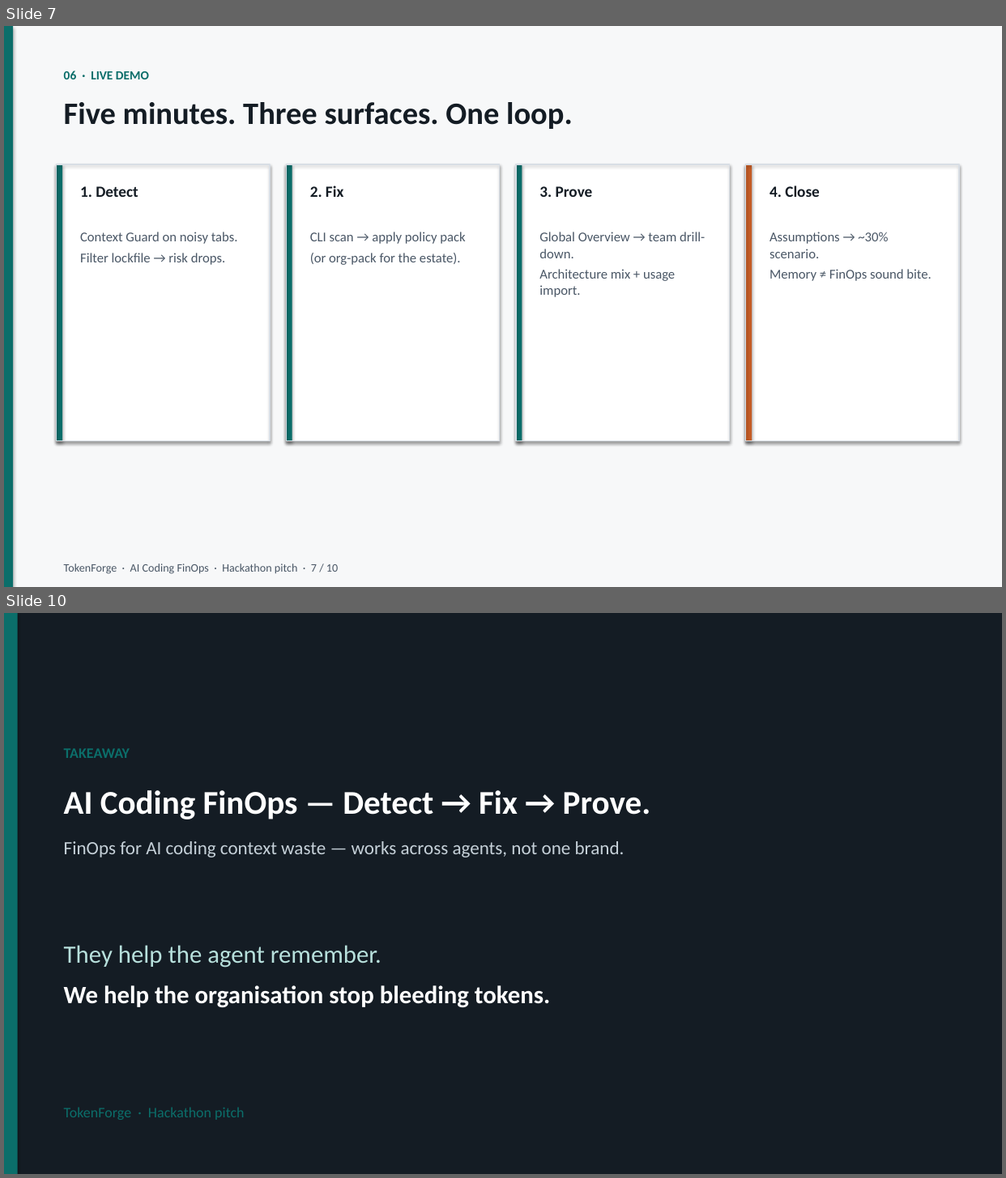
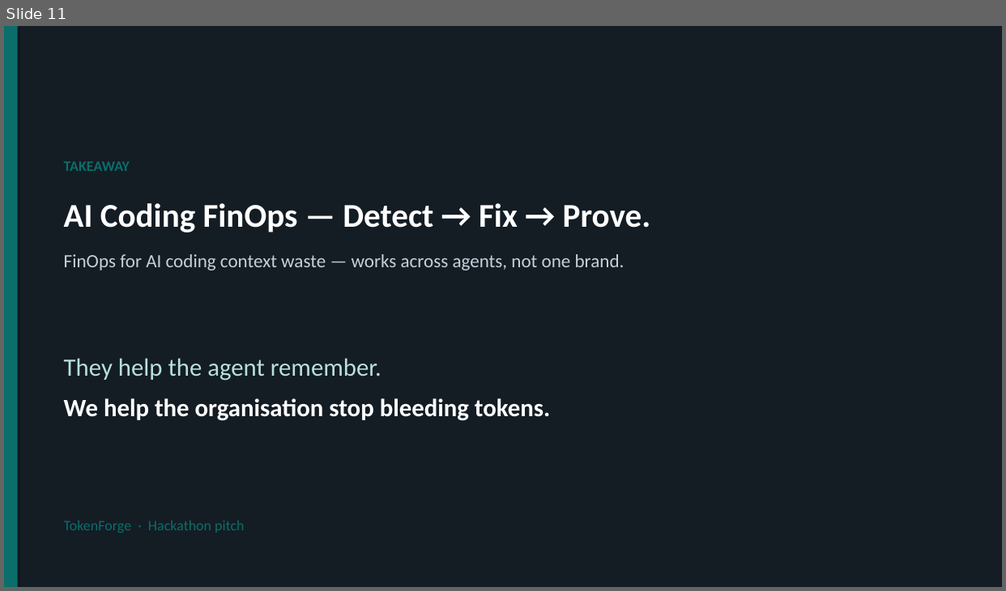
Before and after one commit to JordyNicholas/TokenForge, a slide deck: docs/pitch/TokenForge-Pitch.pptx. Shown one above the other, each under a label of ours: slides 7 and 10 before the commit, slide 11 after it; the slides between them are not shown. The pictures are 1006x1178 and 1006x591 pixels, drawn with LibreOffice and Linux fonts; fonts in the diff are those of the drawing. Boxes give left, top, right and bottom in pixels: in the first picture for what was removed or moved away, otherwise in the second. Text is boxed around its words. In the diff, an @@ line names an element or a change of style, - is before the commit and + after.

```diff
--- a/docs/pitch/TokenForge-Pitch.pptx
+++ b/docs/pitch/TokenForge-Pitch.pptx
@@ slide 7 removed at <box>4,26,1002,587</box>, background #FFFFFF @@
@@ rectangle removed at <box>4,26,1002,587</box> @@
@@ rectangle removed at <box>4,26,13,587</box> @@
@@ text removed at <box>64,71,149,79</box> @@
-06 · LIVE DEMO
@@ text removed at <box>64,102,573,129</box> @@
-Five minutes. Three surfaces. One loop.
@@ rectangle removed at <box>57,165,270,442</box> @@
@@ rectangle removed at <box>57,165,62,442</box> @@
@@ rectangle removed at <box>57,165,270,442</box> @@
@@ rectangle removed at <box>286,165,500,442</box> @@
@@ rectangle removed at <box>286,165,292,442</box> @@
@@ rectangle removed at <box>286,165,500,442</box> @@
@@ rectangle removed at <box>516,165,730,442</box> @@
@@ rectangle removed at <box>516,165,522,442</box> @@
@@ rectangle removed at <box>516,165,730,442</box> @@
@@ rectangle removed at <box>746,165,959,442</box> @@
@@ rectangle removed at <box>746,165,752,442</box> @@
@@ rectangle removed at <box>746,165,959,442</box> @@
@@ text removed at <box>80,186,138,197</box> @@
-1. Detect
@@ text removed at <box>310,186,343,197</box> @@
-2. Fix
@@ text removed at <box>539,186,593,197</box> @@
-3. Prove
@@ text removed at <box>769,186,820,197</box> @@
-4. Close
@@ text removed at <box>80,232,238,265</box> @@
-Context Guard on noisy tabs.
-Filter lockfile → risk drops.
@@ text removed at <box>310,232,465,265</box> @@
-CLI scan → apply policy pack
-(or org-pack for the estate).
@@ text removed at <box>539,232,705,297</box> @@
-Global Overview → team drill-down.
-Architecture mix + usage import.
@@ text removed at <box>769,232,931,281</box> @@
-Assumptions → ~30% scenario.
-Memory ≠ FinOps sound bite.
@@ text removed at <box>64,564,338,574</box> @@
-TokenForge · AI Coding FinOps · Hackathon pitch · 7 / 10
@@ what was slide 10 is now slide 11 @@
```
Also in this commit, not shown: 6 slides changed, 3 slides added, 1 other slide removed, 2 other files.
